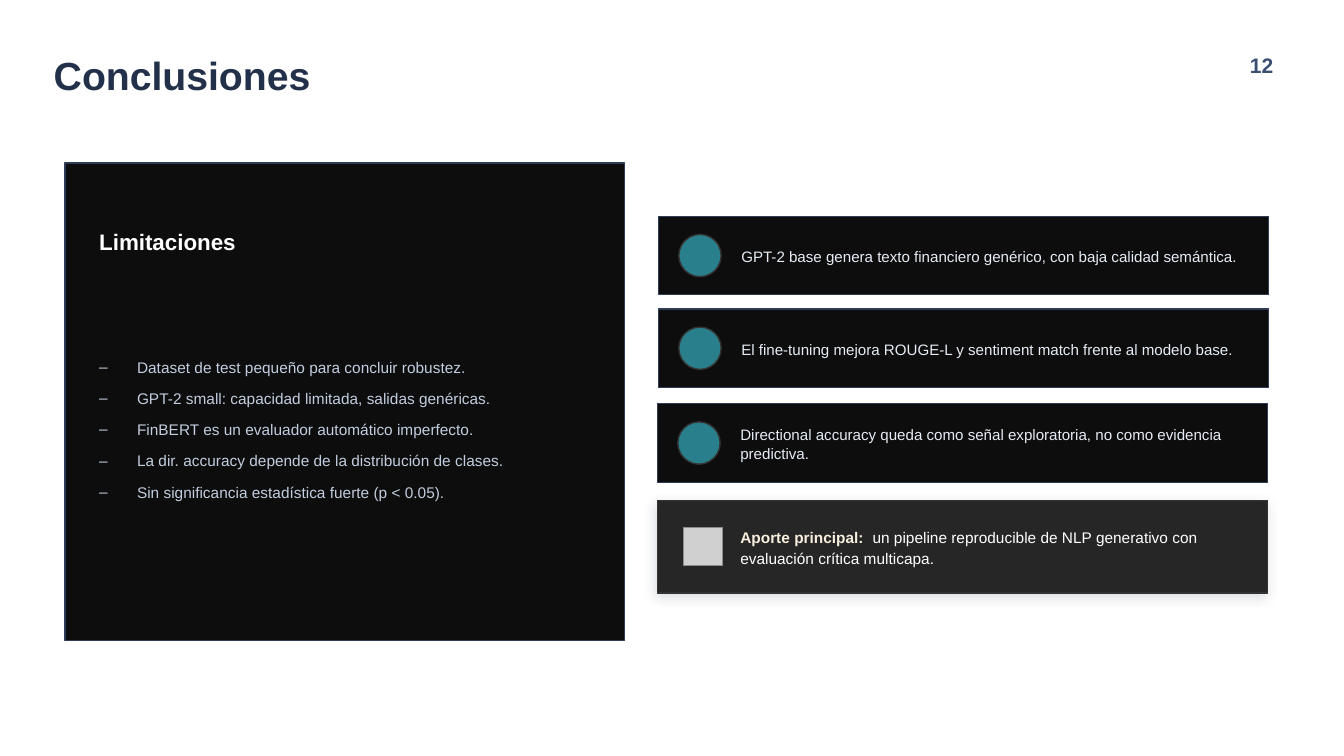
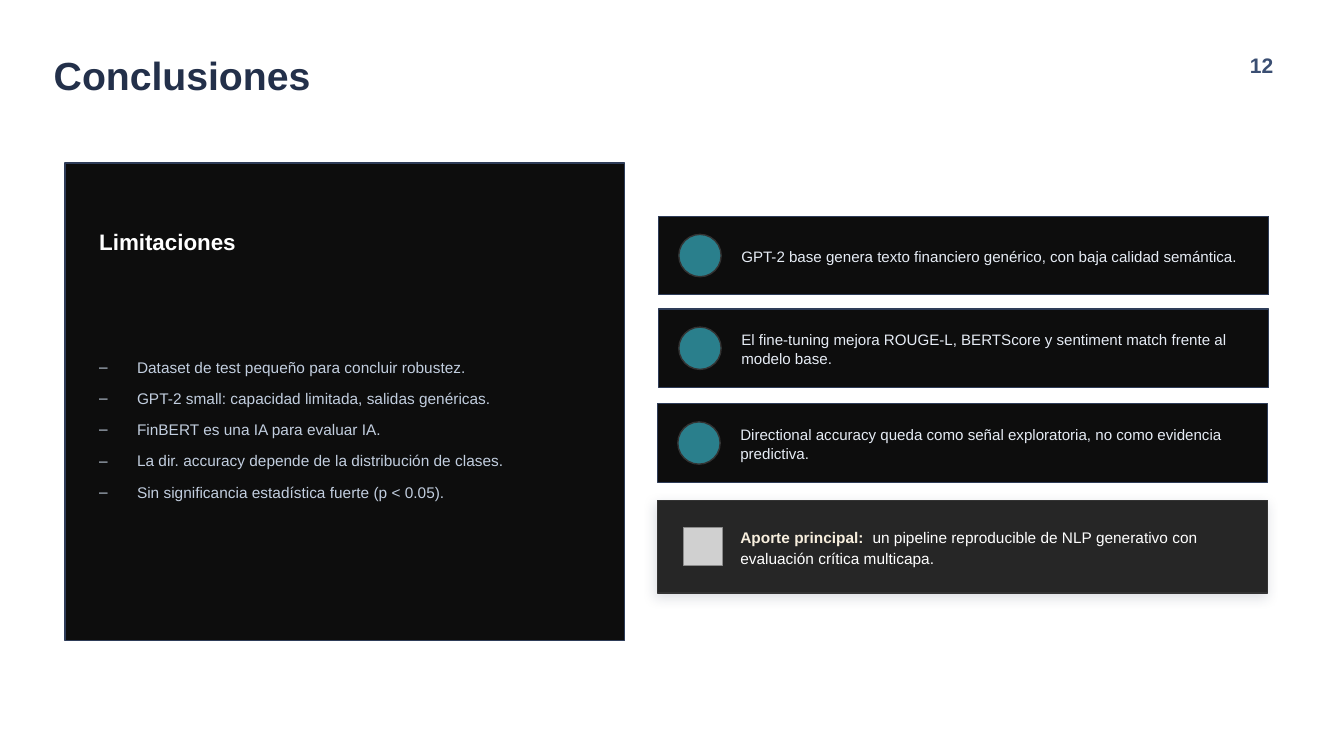
Before and after one commit to LucianoRielo/news-ai-generator, a slide deck: slide 12 of presentacion_nlp_finanzas.pptx. Drawn at 1344x756 pixels with LibreOffice and Linux fonts; fonts in the diff are those of the drawing; grey boxes stand for pictures; background and template pictures are left out. Boxes give left, top, right and bottom in pixels: in the first picture for what was removed or moved away, otherwise in the second. Text is boxed around its words. In the diff, an @@ line names an element or a change of style, - is before the commit and + after.

```diff
--- a/presentacion_nlp_finanzas.pptx
+++ b/presentacion_nlp_finanzas.pptx
@@ text at <box>741,334,1226,364</box>: text changed @@
-El fine-tuning mejora ROUGE-L y sentiment match frente al modelo base.
+El fine-tuning mejora ROUGE-L, BERTScore y sentiment match frente al modelo base.
@@ text at <box>137,424,381,438</box>: text changed @@
-– FinBERT es un evaluador automático imperfecto.
+– FinBERT es una IA para evaluar IA.
```
Also in this commit, not shown: 1 other slide changed, 2 other files.
